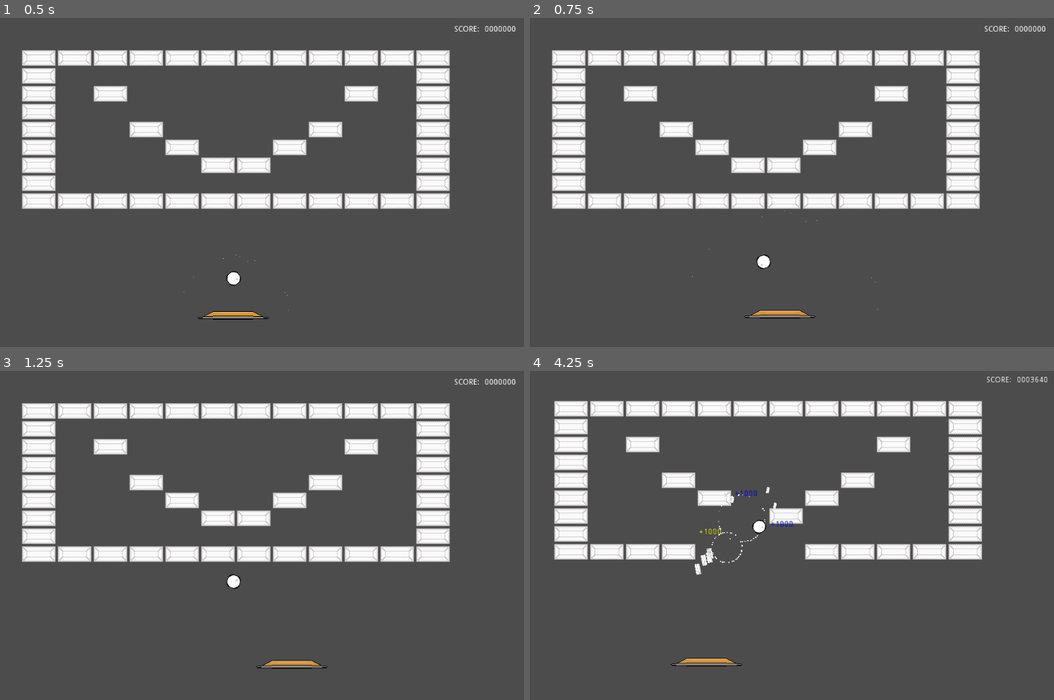
Above: before the commit, frames 1-4 (two rows, left to right).
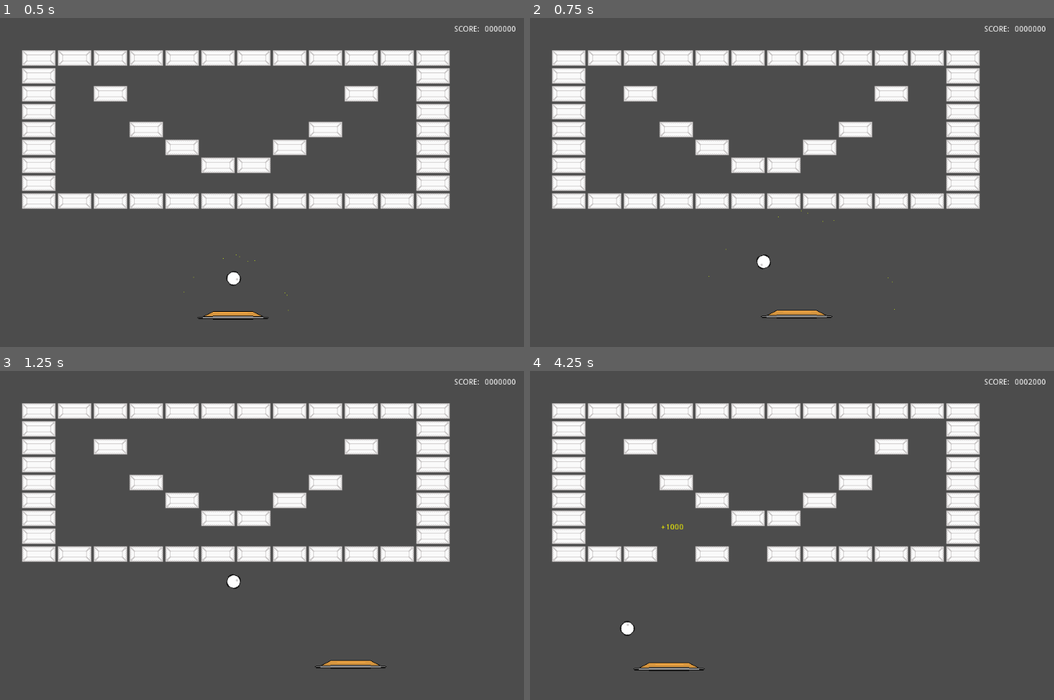
Above: after the commit, the same moments.

Repository: Anatolij-Grigorjev/Breakout4Godot
Game: Godot game, scene res://BreakoutGame.tscn
Same seed, same stepped clock (60 frames per second), same inputs: the game is played once before the commit and once after it.
Inputs (mouse positions are in pixels of both pictures, inside the frame that each line leads up to):
- Up to frame 1 (0.5 s): no input
- Up to frame 2 (0.75 s): tap Enter at 0.5 s; move the mouse to (744, 245) at 0.52 s; hold Right (ui_right) from 0.53 s (still down); tap Alt at 0.6 s; click (744, 245) at 0.67 s
- Up to frame 3 (1.25 s): keep holding Right (ui_right)
- Up to frame 4 (4.25 s): release Right (ui_right) at 1.25 s; drag from (943, 581) to (744, 598) at 1.27 s; move the mouse to (603, 482) at 2.02 s; hold Left (ui_left) 2.03-2.75 s; tap Shift at 2.1 s; drag from (802, 532) to (603, 482) at 2.77 s; move the mouse to (687, 449) at 3.52 s; hold Left (ui_left) from 3.53 s (still down); tap Ctrl at 3.6 s

Frame 1 is identical in both runs. In frame 2, 0.2% of the frame differs, in the area x 30-70%, y 58-92%; in frame 3, 0.5%; in frame 4, 12%, in the area x 4-99%, y 1-92%.

Commit message:
add test and logic to paddle align the ball direction

Diff:
--- a/game/ball/Ball.gd
+++ b/game/ball/Ball.gd
@@ -39,10 +39,11 @@
 	if (not collision):
 		return
 
+	var new_direction = direction.bounce(collision.normal)
+
 	if not collision.collider.is_in_group("barrier"):
 		sprite.rotation = collision.normal.angle()
-		currentSpeed = clamp(currentSpeed + speedAdditive, baseSpeed, baseSpeed * maxSpeedCoef)
-		currentSpinRadians = clamp(currentSpinRadians + spinAdditive, baseSpinRadians, baseSpinRadians * maxSpeedCoef)
+		_speedup_ball()
 
 	if collision.collider.is_in_group("bricks"):
 		anim.play("hit-squish")
@@ -52,6 +53,19 @@
 	if collision.collider.is_in_group("paddle"):
 		var paddle = collision.collider
 		paddle.ball_hit_at(collision.position, collision.normal)
+		#adjust new direction to be more exiciting (central in release)
+		var current_angle = new_direction.angle()
+		var allowed_adjustmenet = rand_range(PI / 12, PI / 6)
+		print("land angle: %s" % rad2deg(current_angle))
+		if abs(current_angle) < PI / 6 or abs(current_angle) > (5 * PI / 6):
+			new_direction = new_direction.rotated(allowed_adjustmenet * sign(current_angle))
+			print("not exciting, adjusted to %s" % rad2deg(new_direction.angle()))
+
 
 	emit_signal("ball_collided", collision)
-	direction = direction.bounce(collision.normal)
+	direction = new_direction
+
+
+func _speedup_ball():
+	currentSpeed = clamp(currentSpeed + speedAdditive, baseSpeed, baseSpeed * maxSpeedCoef)
+	currentSpinRadians = clamp(currentSpinRadians + spinAdditive, baseSpinRadians, baseSpinRadians * maxSpeedCoef)
--- a/game/paddle/Paddle.tscn
+++ b/game/paddle/Paddle.tscn
@@ -49,6 +49,7 @@
 
 [node name="Paddle" type="KinematicBody2D" groups=["paddle"]]
 script = ExtResource( 2 )
+speed = 300.0
 
 [node name="Sprite" type="Sprite" parent="."]
 scale = Vector2( 2, 1 )
--- a/game/tests/paddle_tests.gd
+++ b/game/tests/paddle_tests.gd
@@ -28,7 +28,7 @@
         assert_eq(collision.collider, paddle)
 
 
-func test_ball_hit_paddle_not_brick_anim():
+func test_ball_hit_paddle_hit_anim():
 
     ball.position = Vector2(0, -100)
     paddle.position = Vector2.ZERO
@@ -41,9 +41,41 @@
     ball.baseSpeed = 100
 
     gut.simulate(ball, 101, 0.1)
+    gut.simulate(paddle, 101, 0.1)
 
     assert_signal_emitted(ball, "ball_collided", "ball didnt collide with paddle")
     assert_false(ball.anim.current_animation == "hit-squish")
+    assert_true(paddle.anim.current_animation == "bounce_ball")
+
+
+func test_ball_hit_paddle_low_anlge_paddle_fixes():
+
+    var ball_angle = deg2rad(15)
+    var ball_height = 100
+    var ball_distance = ball_height / tan(ball_angle)
+
+    ball.position = Vector2(ball_distance, -ball_height)
+    paddle.position = Vector2.ZERO
+
+    _setup_tree([ball, paddle])
+
+    ball.direction = Vector2.RIGHT.rotated(ball_angle)
+    ball.baseSpeed = 100
+
+    gut.simulate(ball, 101, 0.1)
+    gut.simulate(paddle, 101, 0.1)
+
+    var corrected_ball_direction = Vector2(ball.direction.x, ball.direction.y)
+
+    ball.position = Vector2(ball_distance, -ball_height)
+    ball.direction = Vector2.RIGHT.rotated(ball_angle)
+    paddle.position = Vector2.ZERO
+
+    var collision = ball.move_and_collide(Vector2(-ball_distance, ball_height))
+
+    assert_ne(ball.direction.bounce(collision.normal), corrected_ball_direction)
+
+
 
 
 func test_move_paddle_hits_barrier():
--- a/game/tools/ParticlesBattery.gd
+++ b/game/tools/ParticlesBattery.gd
@@ -32,13 +32,13 @@
 	return systems
 
 
-func fireNextParticleSystem(particlesPos: Vector2, particlesRot: float = 0) -> void:
+func fireNextParticleSystem(global_particles_pos: Vector2, particles_rot: float = 0) -> void:
 	if (numSystems == 0):
 		return
 
 	var particles = particleSystems[currentSystemIdx]
-	particles.global_position = particlesPos
-	particles.rotation = particlesRot
+	particles.global_position = global_particles_pos
+	particles.rotation = particles_rot
 	emit_signal("activeParticlesWillEmit", particles)
 	particles.emitting = true
 	emit_signal("activeParticlesEmitted", particles)
